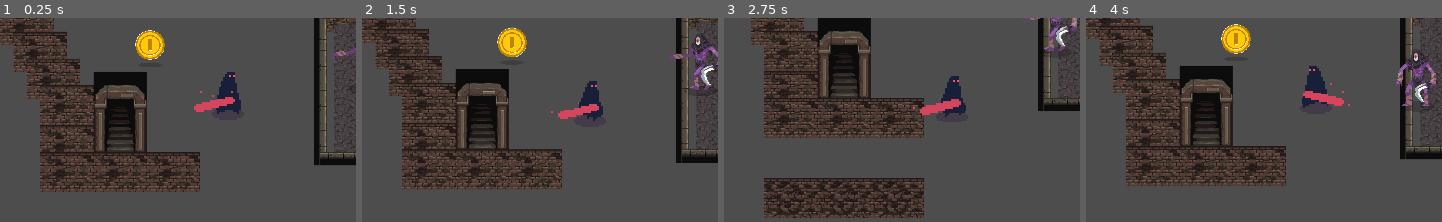
Above: before the commit, frames 1-4 (left to right).
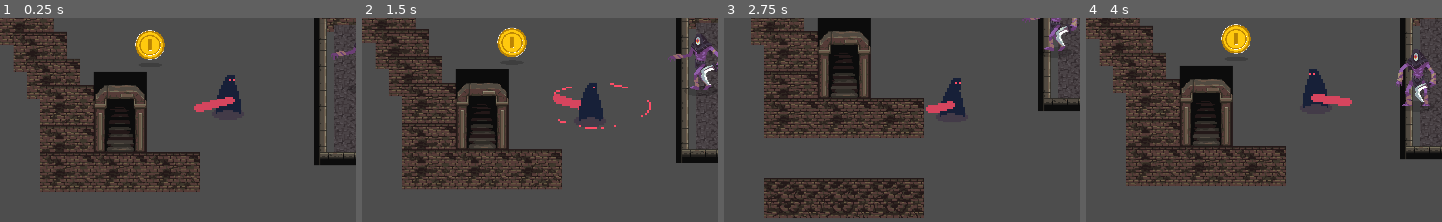
Above: after the commit, the same moments.

Repository: h-sutiwas/godot-mythus
Game: Godot game, scene res://scenes/playground.tscn
Two runs of this game, one before a commit and one after it. Both use one fixed random seed, a clock stepped at 60 frames per second and the inputs below.
Inputs:
- Up to frame 1 (0.25 s): no input
- Up to frame 2 (1.5 s): hold D (player_right) 0.53-1.28 s; hold Space (attack) 0.53-1.28 s; hold S (player_down) from 1.28 s (still down); tap Space (attack) at 1.35 s
- Up to frame 3 (2.75 s): release S (player_down) at 2.03 s; hold D (player_right) from 2.03 s (still down); hold Space (attack) from 2.03 s (still down)
- Up to frame 4 (4 s): release D (player_right) at 2.78 s; release Space (attack) at 2.78 s; hold W (player_up) 2.78-3.53 s; tap Space (attack) at 2.85 s; hold A (player_left) from 3.53 s (still down); hold Space (attack) from 3.53 s (still down)
The pictures show only the part of the screen within x 12-62%, y 36-86%; the shares and areas given below are measured in that part.

The runs differ from the first frame. In frame 1, 0.2% of the frame differs, in the area x 56-68%, y 26-48%; in frame 2, 1.1%, in the area x 53-82%, y 30-55%; in frame 3, 0.4%; in frame 4, 0.4%.
Error after the commit: Invalid call. Nonexistent function 'UpdateAnimatedSprite' in base 'CharacterBody2D (Player)'. (res://scenes/entities/Player/state_idle.gd:9)

Commit message:
Update Player class
- Update on _physics_process() function so that i will not override the player_state_machine
- Remove the UpdateAnimatedSprite

Diff:
--- a/scenes/entities/Player/player.gd
+++ b/scenes/entities/Player/player.gd
@@ -1,4 +1,5 @@
-class_name Player extends CharacterBody2D
+extends CharacterBody2D
+class_name Player
 
 const  MOVE_SPEED : float = 200.0
 var direction : Vector2 = Vector2.ZERO # Declare the initial direction variable
@@ -14,6 +15,7 @@
 
 
 # Called every frame. 'delta' is the elapsed time since the previous frame.
+@warning_ignore("unused_parameter")
 func _process( delta ):
 	var input_count : int = 0
 
@@ -40,10 +42,10 @@
 
 
 
+@warning_ignore("unused_parameter")
 func _physics_process( delta ):
-	SetDirection()
-	UpdateAnimatedSprite( AnimSpritesDirection() )
-	move_and_slide()
+	SetDirection() # Handling flipping
+	move_and_slide() # Handles Movement
 
 
 
@@ -60,14 +62,6 @@
 
 
 
-func UpdateAnimatedSprite( state : String ) -> void:
-	if state != "idle":
-		animated_sprites.play( state )
-	else:
-		animated_sprites.play( "idle" )
-
-
-
 func AnimSpritesDirection() -> String:
 	## Animated Sprites
 	if direction == Vector2.ZERO:
--- a/scenes/entities/Player/player.tscn
+++ b/scenes/entities/Player/player.tscn
@@ -6,6 +6,7 @@
 [ext_resource type="Script" uid="uid://dav3wv51isa3b" path="res://scenes/entities/Player/state_idle.gd" id="4_i5r0j"]
 [ext_resource type="Script" uid="uid://ce5r5xmn8po3q" path="res://scenes/entities/Player/state_walk.gd" id="5_txxmm"]
 [ext_resource type="Script" uid="uid://cdy0wjbh8o6la" path="res://scenes/entities/Player/state_attack.gd" id="6_a7m52"]
+[ext_resource type="AudioStream" uid="uid://bhvixp1qo4fvs" path="res://assets/audio/player/player_attack.mp3" id="7_o8fb4"]
 
 [sub_resource type="CapsuleShape2D" id="CapsuleShape2D_ykoo8"]
 radius = 37.0
@@ -479,9 +480,6 @@
 scale = Vector2(4.617188, 4.617188)
 sprite_frames = SubResource("SpriteFrames_otaui")
 animation = &"double_slash"
-autoplay = "idle"
-frame = 13
-frame_progress = 1.0
 
 [node name="StateMachine" type="Node" parent="."]
 script = ExtResource("3_ewbqj")
@@ -494,3 +492,9 @@
 
 [node name="Attack" type="Node" parent="StateMachine"]
 script = ExtResource("6_a7m52")
+attack_sound = ExtResource("7_o8fb4")
+
+[node name="Audio" type="Node" parent="."]
+
+[node name="AudioStreamPlayer2D" type="AudioStreamPlayer2D" parent="Audio"]
+max_polyphony = 4
Not shown: 1 places in scenes/entities/Player/player.tscn that only renumber resources
